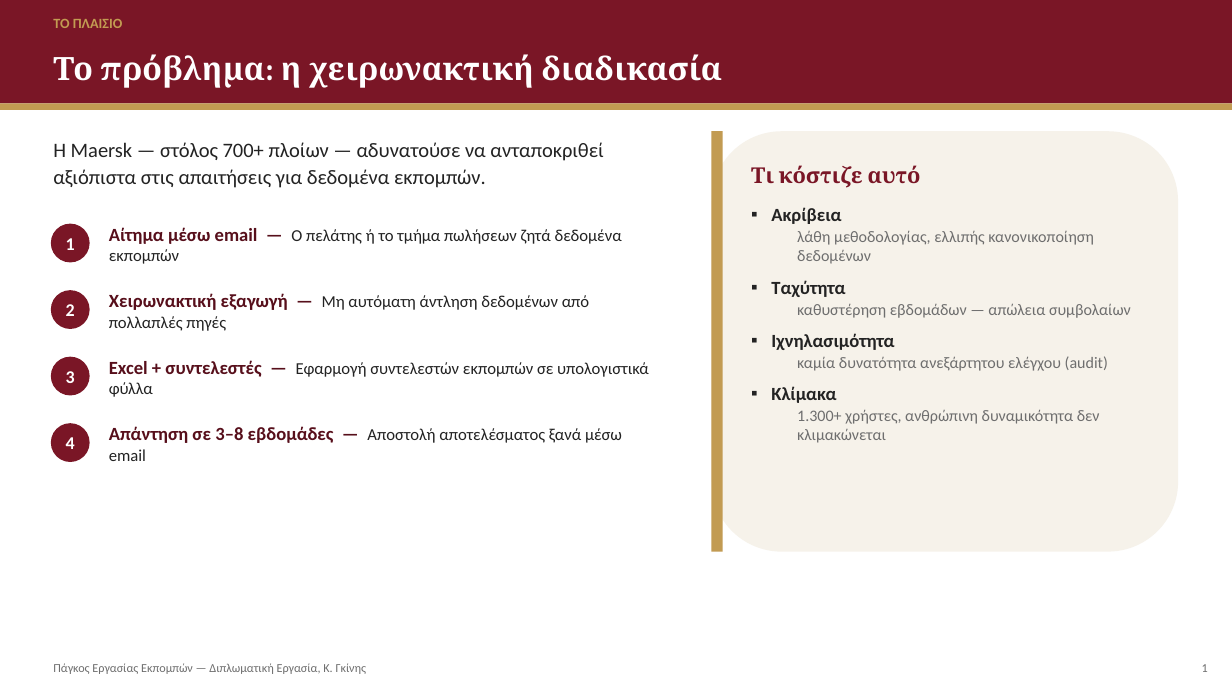
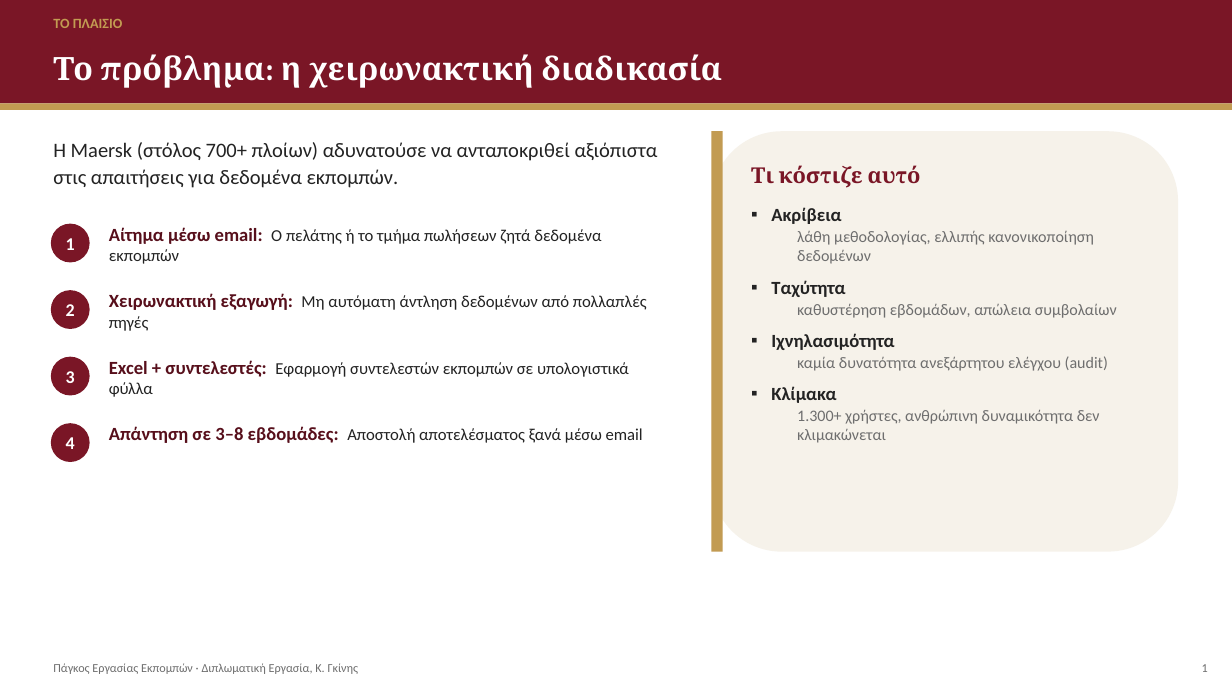
Before and after one commit to konst-gkinis/diplomatiki, a slide deck: slide 2 of presentations/defense.pptx. Drawn at 1232x693 pixels with LibreOffice and Linux fonts; fonts in the diff are those of the drawing. Boxes give left, top, right and bottom in pixels: in the first picture for what was removed or moved away, otherwise in the second. Text is boxed around its words. In the diff, an @@ line names an element or a change of style, - is before the commit and + after.

Commit message:
presentation update

```diff
--- a/presentations/defense.pptx
+++ b/presentations/defense.pptx
@@ text at [53,142,658,188]: text changed @@
-Η Maersk — στόλος 700+ πλοίων — αδυνατούσε να ανταποκριθεί αξιόπιστα στις απαιτήσεις για δεδομένα εκπομπών.
+Η Maersk (στόλος 700+ πλοίων) αδυνατούσε να ανταποκριθεί αξιόπιστα στις απαιτήσεις για δεδομένα εκπομπών.
@@ text at [109,227,601,264]: text changed @@
-Αίτημα μέσω email — Ο πελάτης ή το τμήμα πωλήσεων ζητά δεδομένα εκπομπών
+Αίτημα μέσω email: Ο πελάτης ή το τμήμα πωλήσεων ζητά δεδομένα εκπομπών
@@ text at [109,293,647,331]: text changed @@
-Χειρωνακτική εξαγωγή — Μη αυτόματη άντληση δεδομένων από πολλαπλές πηγές
+Χειρωνακτική εξαγωγή: Μη αυτόματη άντληση δεδομένων από πολλαπλές πηγές
@@ text at [797,304,1117,318]: text changed @@
-  καθυστέρηση εβδομάδων — απώλεια συμβολαίων
+  καθυστέρηση εβδομάδων, απώλεια συμβολαίων
@@ text at [109,360,629,397]: text changed @@
-Excel + συντελεστές — Εφαρμογή συντελεστών εκπομπών σε υπολογιστικά φύλλα
+Excel + συντελεστές: Εφαρμογή συντελεστών εκπομπών σε υπολογιστικά φύλλα
@@ text at [109,426,643,443]: text changed @@
-Απάντηση σε 3–8 εβδομάδες — Αποστολή αποτελέσματος ξανά μέσω email
+Απάντηση σε 3–8 εβδομάδες: Αποστολή αποτελέσματος ξανά μέσω email
@@ text at [53,663,359,674]: text changed @@
-Πάγκος Εργασίας Εκπομπών — Διπλωματική Εργασία, Κ. Γκίνης
+Πάγκος Εργασίας Εκπομπών · Διπλωματική Εργασία, Κ. Γκίνης
```
Also in this commit, not shown: 15 other slides changed, 1 slide added, 22 other files.
